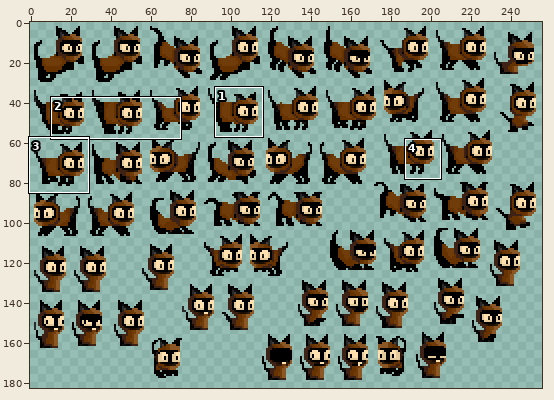
Sprite sheet: images/player-sheet0.png. The picture above shows the old version from afar; the outline marks the close-up.
Close-up. Earlier state:
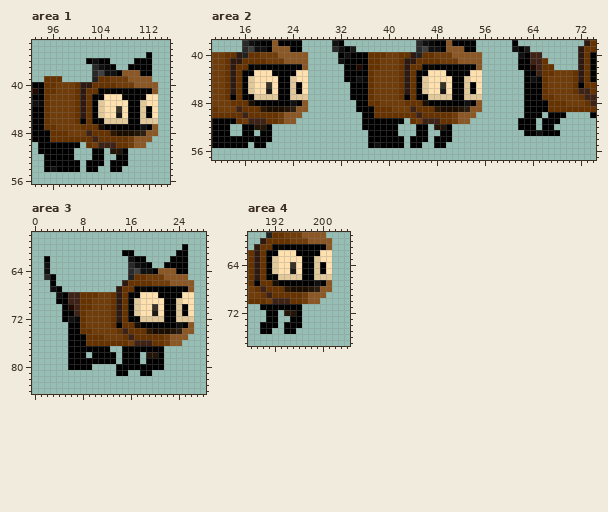
The file is 256x256 pixels. Pixels under 10% opacity are left out. Colours within 5 levels of each other are drawn and written as one. Shown: area 1: x 93..115, y 33..56; area 2: x 11..74, y 38..57; area 3: x 0..28, y 58..84; area 4: x 188..204, y 59..77. The old version is drawn lined up with the new one. The wide view leaves out empty margins. The commit also changed other parts of the picture, which this record leaves out.
Now the later version:
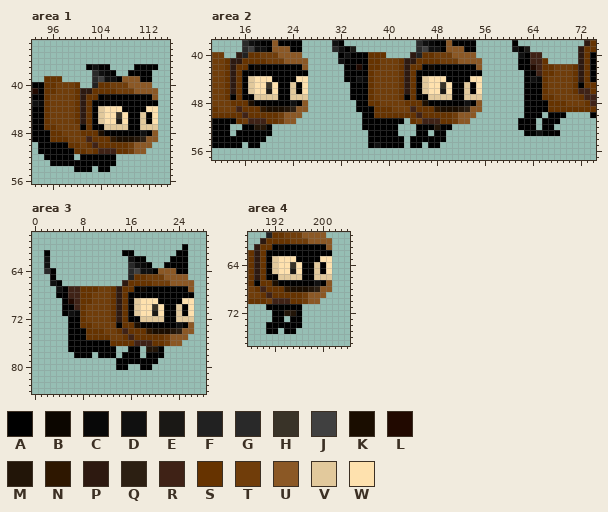
Palette (. is transparent): A #000000  B #0c0600  C #080808  D #101010  E #1a1815  F #212121  G #292929  H #393328  J #404040  K #1a0d00  L #210900  M #221508  N #2e1700  P #2d1910  Q #2c1f12  R #3f2216  S #663300  T #703d0a  U #8b5825  V #e2c99c  W #fee1ae
The edit:
drawings rearranged on the sheet (the old picture shows each at its new place)
Area 1:
y 35: x 112 A -> .
y 36: x 102..105 ADAA -> ....; x 110..112 AAA -> ...
y 37: x 102..106 .GDCA -> ADAA.; x 109 A -> .; x 113 . -> A
y 38: x 104..110 JDDAUUU -> DCA..AA
y 39: x 103..108 FSSTTT -> GJDDAU; x 111..112 UU -> AA
y 40: x 101..103 PPS -> ..F; x 106 S -> T; x 109 T -> U; x 113 U -> .
y 41: x 102 S -> P; x 104..112 ABAAAAAAA -> SSSTTTUUU
y 42: x 103 A -> S; x 105..107 WWW -> BAA; x 112..113 WW -> AU
y 43: x 104..108 VWWWW -> AAAAA; x 111..113 VWW -> AAA
y 44: x 107..108 HW -> WA; x 111..112 VA -> AW
y 45: x 107 E -> H
y 46: x 101 A -> P; x 104..108 AVVVV -> VWWEW; x 112..113 VV -> AW
y 47: x 101 S -> A; x 103..108 SKAAAA -> AAVVVV; x 111..113 DAU -> VVV
y 48: x 98 S -> T; x 101..102 TR -> SS; x 104..112 SSNKKKMQU -> KAAAAAADA
y 49: x 99..103 SSSSR -> TTTRS; x 106..111 SSSTUU -> NKKKMQ; x 113 . -> U
y 50: x 99..101 AA. -> SST; x 103..106 TRRR -> RSSS; x 112 . -> U
y 51: x 100..111 ...AA.MMA... -> SSTSRRRSSTUU
y 52: x 101..102 .. -> AA; x 105..108 ..AA -> AA..
y 53: x 95 A -> .; x 101 . -> A; x 105 . -> A; x 107..108 AA -> ..
y 54: x 95..99 ADAAA -> .....; x 101 . -> A; x 103..107 A..AA -> .AA..
Area 2:
y 40: x 13..14 SS -> ..; x 26 U -> .; x 40..43 TTSS -> ....; x 55 U -> .
y 42: x 68..71 .... -> TTTS
y 43: x 18..20 WWW -> AAA; x 25..26 WW -> AA; x 47..49 WWW -> AAA; x 54..55 WW -> AA
y 44: x 21 W -> A; x 24 V -> A; x 50 W -> A; x 53 V -> A
y 52: x 47 . -> A; x 49 M -> A
y 53: x 15 . -> A; x 18 . -> A; x 48 . -> A; x 50 A -> .
y 54: x 20 A -> .; x 47 . -> A; x 50 A -> .
y 55: x 16..17 A. -> .A; x 19 A -> .; x 47 . -> A; x 49 A -> .
Area 3:
y 61: x 2 . -> A
y 62: x 2 A -> D
y 64: x 2..3 D. -> GA
y 65: x 2 G -> .
y 66: x 3..4 A. -> DA
y 67: x 3..13 DA......... -> .DARRSSSTTS
y 68: x 4 D -> A; x 10 S -> T; x 18..20 WWW -> AAA; x 25..26 WW -> AA
y 69: x 4 A -> .; x 6 R -> L; x 21 W -> A; x 24 V -> A
y 70: x 6 L -> A; x 9 S -> T
y 71: x 6..7 AR -> DC
y 72: x 5..7 ADC -> .AA
y 73: x 9 T -> S; x 13 S -> T
y 74: x 8 S -> A; x 10..11 TT -> SS
y 75: x 12 T -> S
y 76: x 9..12 SSSS -> AAAA; x 16 T -> S
y 77: x 13 . -> A; x 15 A -> .; x 18..20 AAA -> .MM
y 78: x 6 A -> .; x 9..10 .A -> A.; x 19..20 MM -> AA
y 79: x 6..14 AAAAAAAA. -> ........A; x 18 . -> A; x 21 A -> .
y 80: x 6..9 AAAA -> ....; x 16..17 AA -> ..; x 20..21 AA -> ..
y 81: x 14..15 AA -> ..; x 18..19 AA -> ..
Area 4:
y 62: x 193..195 WWW -> AAA; x 200..201 WW -> AA
y 63: x 196 W -> A; x 199 V -> A
y 71: x 190 A -> .
y 72..73: x 191 A -> .; x 193 . -> A
y 74: x 190 A -> .; x 193 . -> A
y 75: x 190 A -> .; x 192 . -> A
